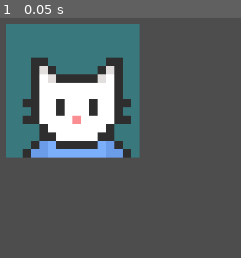
Above: before the commit, frame 1.
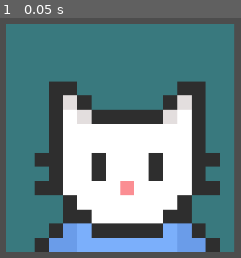
Above: after the commit, the same moment.

Repository: mimicales/catvania
Game: Godot game, scene res://playground.tscn
The game is run twice, just before and just after one commit, with the same random seed, the same clock (stepped at 60 frames per second) and the same inputs.
Inputs:
- Up to frame 1 (0.05 s): no input

The runs differ from the first frame. In frame 1, 73% of the frame differs, in the area x 2-98%, y 2-98%.

Commit message:
Update playground.tscn

Diff:
--- a/playground.tscn
+++ b/playground.tscn
@@ -5,5 +5,6 @@
 [node name="Node2D" type="Node2D"]
 
 [node name="Icon" type="Sprite2D" parent="."]
-position = Vector2(238, 128)
+position = Vector2(266.5, 156.5)
+scale = Vector2(1.7125, 1.7125)
 texture = ExtResource("1_rupst")
